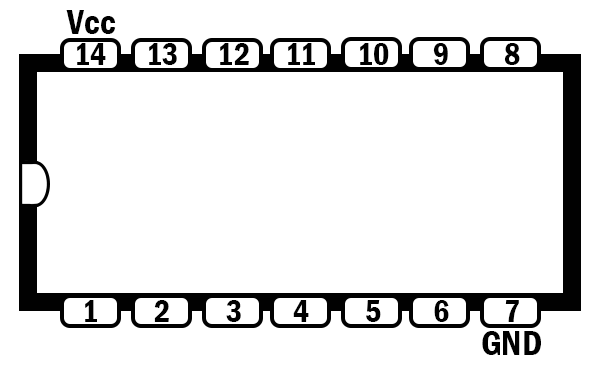
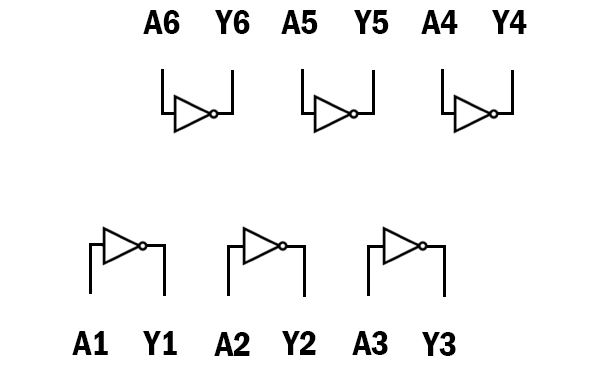
Before/after of a 600×372 layered artwork. What changed in the layer stack:
added group "Text 2" with 12 layers above "Inner" over box(72, 10, 527, 356)
added layer "Y3" in group "Text 2" over box(422, 332, 456, 356)
added layer "A3" in group "Text 2" over box(352, 331, 388, 355)
added layer "A2" in group "Text 2" over box(214, 332, 250, 356)
added layer "A1" in group "Text 2" over box(72, 331, 108, 355)
added layer "Y4" in group "Text 2" over box(492, 10, 527, 34)
added layer "A4" in group "Text 2" over box(421, 10, 458, 34)
added layer "Y5" in group "Text 2" over box(354, 10, 389, 34)
added layer "A5" in group "Text 2" over box(281, 10, 318, 34)
added layer "Y6" in group "Text 2" over box(215, 10, 250, 34)
added layer "A6" in group "Text 2" over box(143, 10, 180, 34)
added group "Inner" with 30 layers above "Text" over box(89, 69, 514, 297)
added layer "Layer 3 copy 5" in group "Inner" over box(380, 224, 429, 266)
added layer "Layer 3 copy 4" in group "Inner" over box(240, 224, 289, 266)
added layer "Layer 3 copy 3" in group "Inner" over box(100, 224, 149, 266)
added layer "Layer 3 copy 2" in group "Inner" over box(451, 92, 500, 134)
added layer "Layer 3 copy" in group "Inner" over box(311, 92, 360, 134)
added layer "Layer 3" in group "Inner" over box(171, 92, 220, 134)
hid group "Text" (2 layers) over box(66, 10, 541, 355)
hid "Dip" over box(19, 160, 50, 208)
hid group "Pin Numbers" (14 layers) over box(77, 43, 520, 322)
hid "Rounded Rectangle 1" (1st of 2) over box(480, 37, 541, 328)
hid "Rounded Rectangle 1" (2nd of 2) over box(60, 37, 470, 328)
hid "Rectangle 1" over box(19, 54, 581, 311)
…and 26 more changes (26 added)
